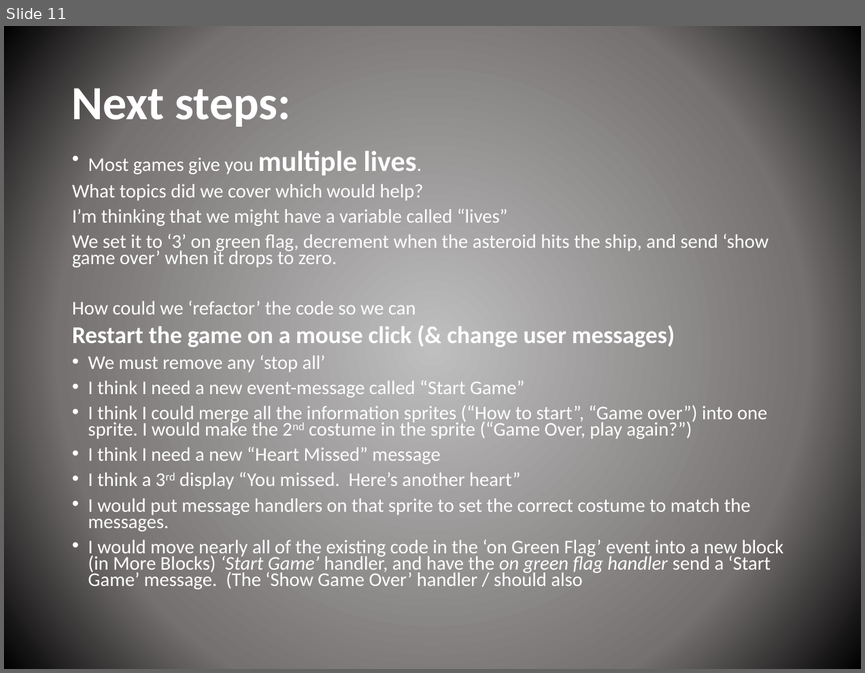
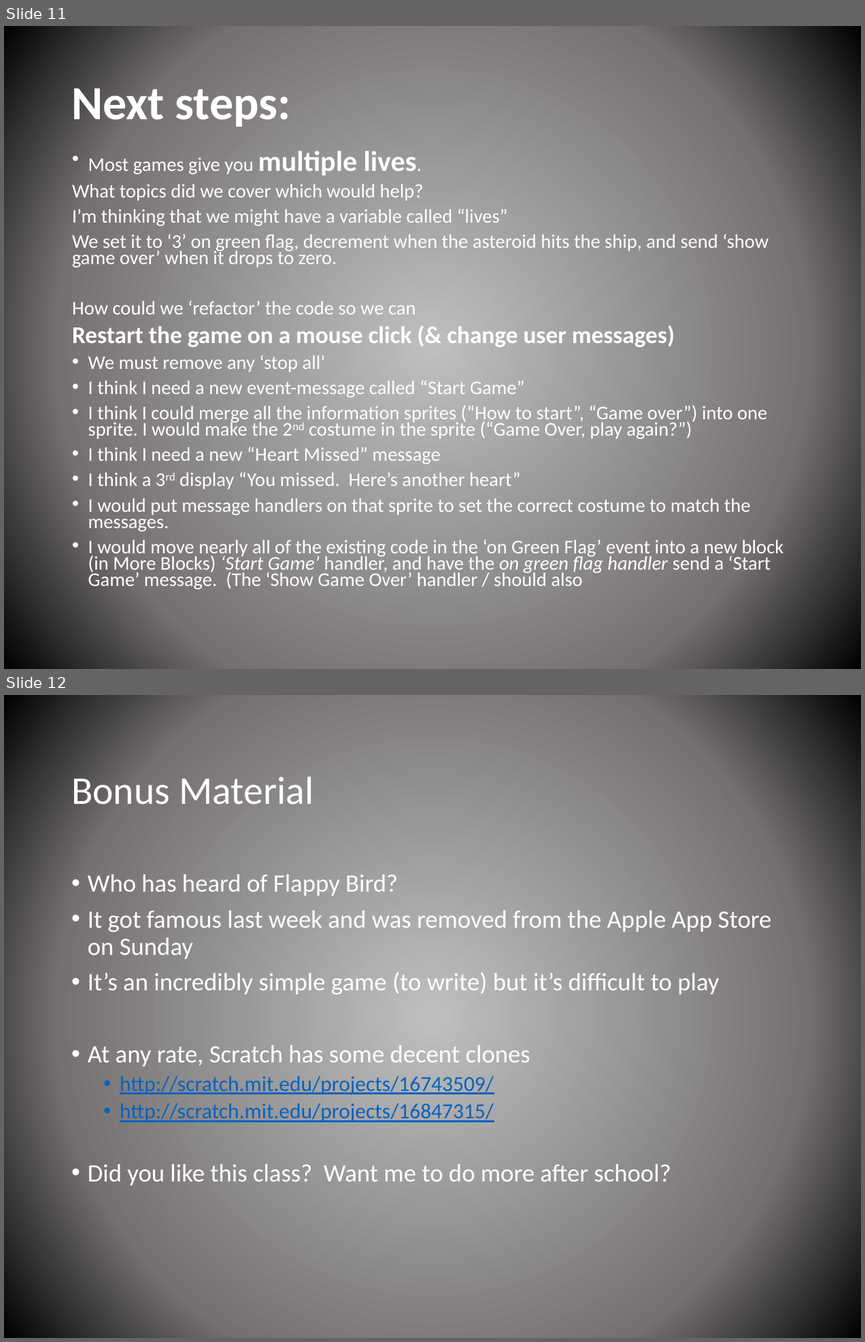
Before and after one commit to CoderDojoSV/scratch-series, a slide deck: Beyond Scratch Basics week3.pptx. Shown one above the other, each under a label of ours: slide 11 before the commit, slides 11 and 12 after it. The pictures are 865x673 and 865x1342 pixels, drawn with LibreOffice and Linux fonts; fonts in the diff are those of the drawing. Boxes give left, top, right and bottom in pixels: in the first picture for what was removed or moved away, otherwise in the second. Text is boxed around its words. In the diff, an @@ line names an element or a change of style, - is before the commit and + after.

Commit message:
week1 is the final presentation, week3 still a draft

```diff
--- a/Beyond Scratch Basics week3.pptx
+++ b/Beyond Scratch Basics week3.pptx
@@ slide 12 added at bbox=[4, 695, 861, 1338], background gradient #BFBFBF to #767171 to #000000 @@
@@ title added at bbox=[71, 771, 313, 804], 33 pt, text #FFFFFF @@
+Bonus Material
@@ text added at bbox=[88, 874, 772, 1185], 21 pt, text #FFFFFF @@
+• Who has heard of Flappy Bird?
+• It got famous last week and was removed from the Apple App Store on Sunday
+• It’s an incredibly simple game (to write) but it’s difficult to play
+• At any rate, Scratch has some decent clones
+  • http://scratch.mit.edu/projects/16743509/
+  • http://scratch.mit.edu/projects/16847315/
+• Did you like this class? Want me to do more after school?
```
Also in this commit, not shown: 2 slides changed, 1 other file.
